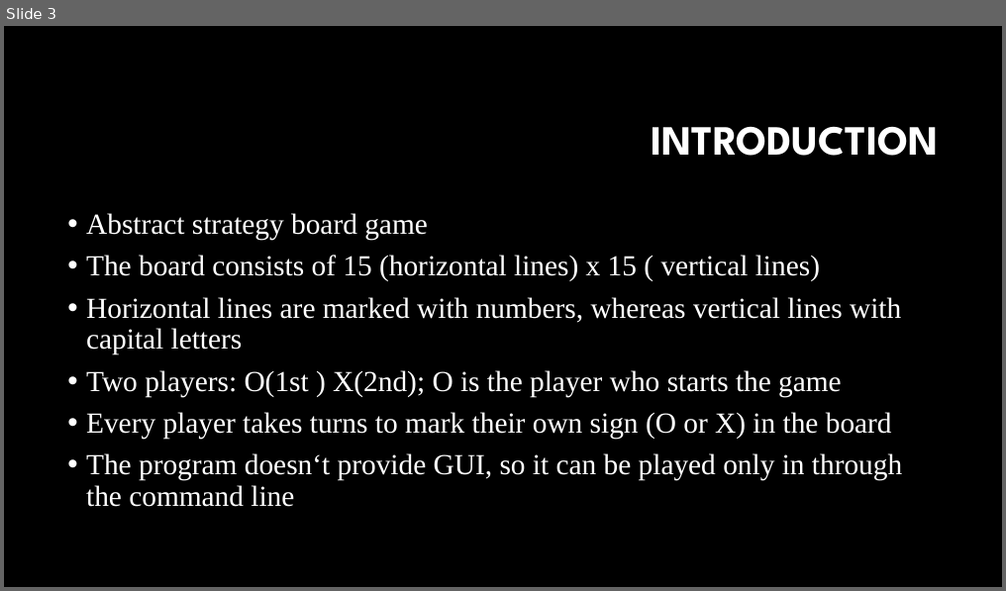
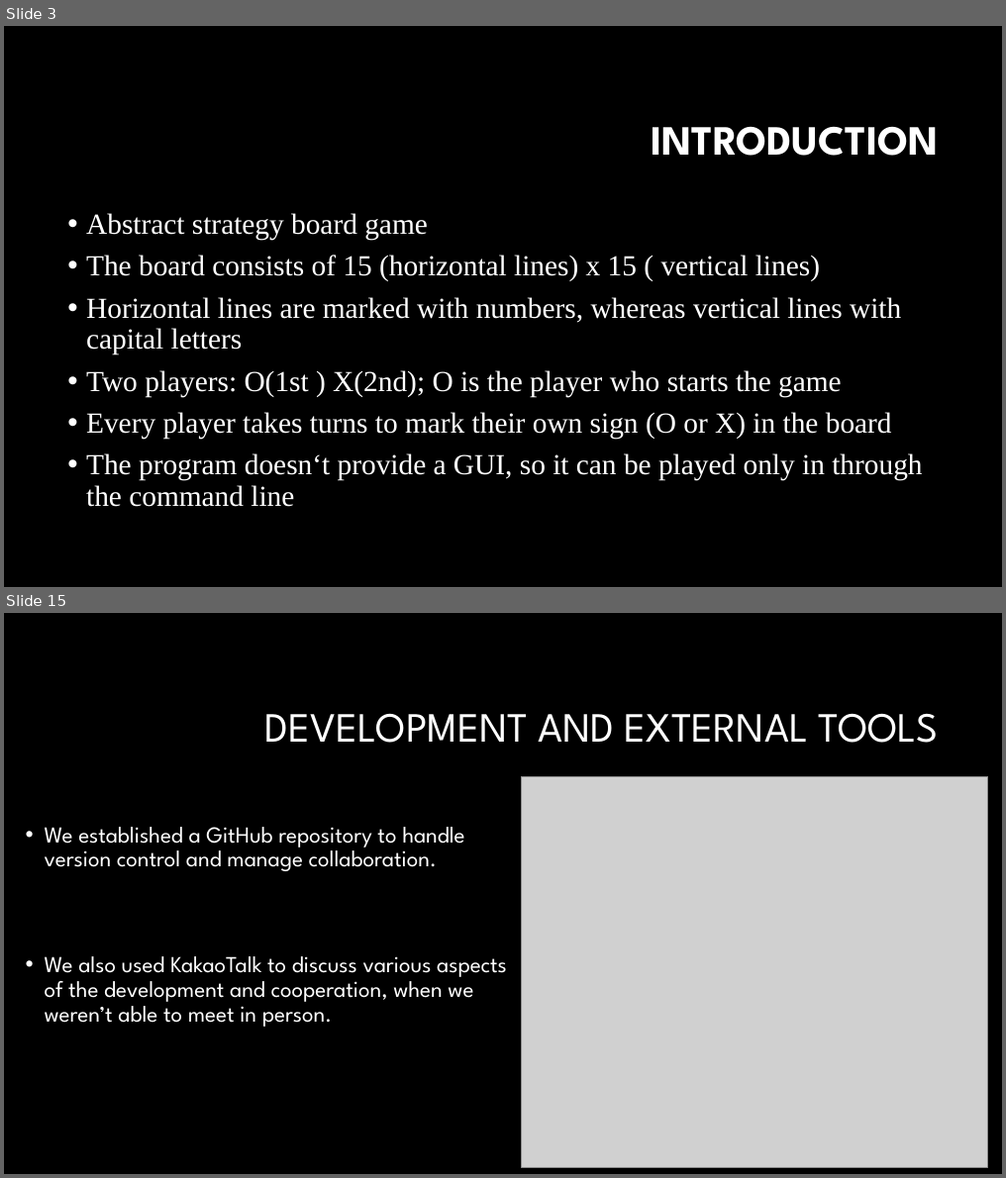
Before and after one commit to SimenSverdrup/Gomoku, a slide deck: Presentation-Gomoku.pptx. Shown one above the other, each under a label of ours: slide 3 before the commit, slides 3 and 15 after it; the slides between them are not shown. The pictures are 1006x591 and 1006x1178 pixels, drawn with LibreOffice and Linux fonts; fonts in the diff are those of the drawing; grey boxes stand for pictures; background and template pictures are left out. Boxes give left, top, right and bottom in pixels: in the first picture for what was removed or moved away, otherwise in the second. Text is boxed around its words. In the diff, an @@ line names an element or a change of style, - is before the commit and + after.

```diff
--- a/Presentation-Gomoku.pptx
+++ b/Presentation-Gomoku.pptx
@@ slide 15 added at <box>4,613,1002,1174</box>, background #000000 @@
@@ title added at <box>265,713,939,743</box>, 40 pt, text #FFFFFF @@
+DEVELOPMENT AND EXTERNAL TOOLS
@@ picture added at <box>522,776,988,1167</box> @@
@@ text added at <box>45,827,507,1027</box>, 22 pt, text #FFFFFF @@
+• We established a GitHub repository to handle version control and manage collaboration.
+• We also used KakaoTalk to discuss various aspects of the development and cooperation, when we weren’t able to meet in person.
@@ slide 3 changed as well @@
@@ text at <box>86,454,922,507</box>: text changed @@
-• The program doesn‘t provide GUI, so it can be played only in through the command line
+• The program doesn‘t provide a GUI, so it can be played only in through the command line
```
Also in this commit, not shown: 2 other slides changed, 12 other slides added.
